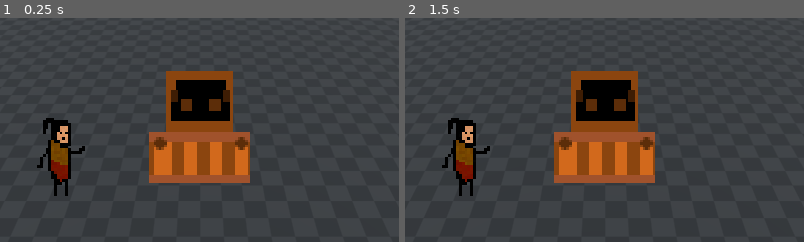
Above: before the commit, frames 1-2 (left to right).
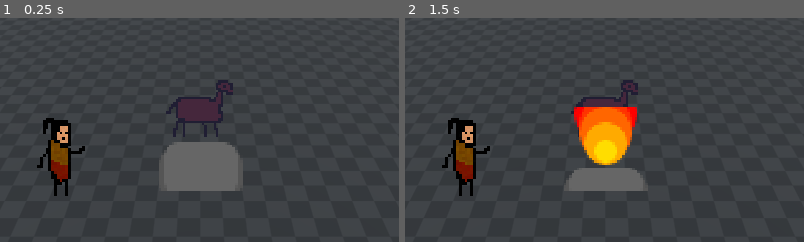
Above: after the commit, the same moments.

Repository: EnesBaytekin/har
Game: Godot game, scene res://scenes/test/test_scene.tscn
Same seed, same stepped clock (60 frames per second), same inputs: the game is played once before the commit and once after it.
Inputs:
- Up to frame 1 (0.25 s): no input
- Up to frame 2 (1.5 s): tap Enter at 0.5 s; tap 0 at 0.6 s; tap 4 at 0.8, 1.35 s; tap Space at 1.25 s
The pictures show only the part of the screen within x 25-75%, y 1-51%; the shares and areas given below are measured in that part.

The runs differ from the first frame. In frame 1, 11% of the frame differs, in the area x 37-63%, y 23-78%; in frame 2, 11%.

Commit message:
feat: add wagon states

Diff:
--- a/scenes/wagon/wagon.gd
+++ b/scenes/wagon/wagon.gd
@@ -6,12 +6,41 @@
 @export var max_distance: float = 2.0
 ## Vagonun toparlanma hızı (yüksek = daha sert çekiş)
 @export var follow_speed: float = 6.0
+## Ateş seviyesi (0=hiç yok, 4=maksimum)
+@export var fire_level: int = 0:
+	set(value):
+		fire_level = clampi(value, 0, 4)
+		_update_texture()
+	get():
+		return fire_level
+
+const FIRE_TEXTURES := {
+	0: preload("res://assets/sprites/wagon_fire_0.png"),
+	1: preload("res://assets/sprites/wagon_fire_1.png"),
+	2: preload("res://assets/sprites/wagon_fire_2.png"),
+	3: preload("res://assets/sprites/wagon_fire_3.png"),
+	4: preload("res://assets/sprites/wagon_fire_4.png"),
+}
 
 var _target: Node3D = null
 
 func _ready():
 	if target_node:
 		_target = get_node(target_node) as Node3D
+	_update_texture()
+
+func _unhandled_input(event: InputEvent) -> void:
+	if event is InputEventKey and event.pressed and not event.echo:
+		var key := int(event.keycode)
+		if key >= KEY_0 and key <= KEY_4:
+			fire_level = key - KEY_0
+
+func _update_texture():
+	var sprite := $Sprite3D as Sprite3D
+	if not sprite:
+		return
+	if FIRE_TEXTURES.has(fire_level):
+		sprite.texture = FIRE_TEXTURES[fire_level]
 
 func _physics_process(delta: float) -> void:
 	var horse := _target
--- a/scenes/wagon/wagon.tscn
+++ b/scenes/wagon/wagon.tscn
@@ -1,7 +1,7 @@
 [gd_scene format=3 uid="uid://dn300itmtgel6"]
 
 [ext_resource type="Script" uid="uid://dbfdcv1ey5ybg" path="res://scenes/wagon/wagon.gd" id="1"]
-[ext_resource type="Texture2D" uid="uid://yb8ibo17eu1x" path="res://assets/sprites/wagon.png" id="2"]
+[ext_resource type="Texture2D" path="res://assets/sprites/wagon_fire_0.png" id="2"]
 
 [sub_resource type="CapsuleShape3D" id="CapsuleShape3D_hjkl"]
 radius = 0.8
Binary file changed: assets/sprites/horse.png
Binary file added: assets/sprites/wagon_fire_0.png
Not shown, added: assets/sprites/wagon_fire_0.png.import
Binary file added: assets/sprites/wagon_fire_1.png
Not shown, added: assets/sprites/wagon_fire_1.png.import
Binary file added: assets/sprites/wagon_fire_2.png
Not shown, added: assets/sprites/wagon_fire_2.png.import
Binary file added: assets/sprites/wagon_fire_3.png
Not shown, added: assets/sprites/wagon_fire_3.png.import
Binary file added: assets/sprites/wagon_fire_4.png
Not shown, added: assets/sprites/wagon_fire_4.png.import
